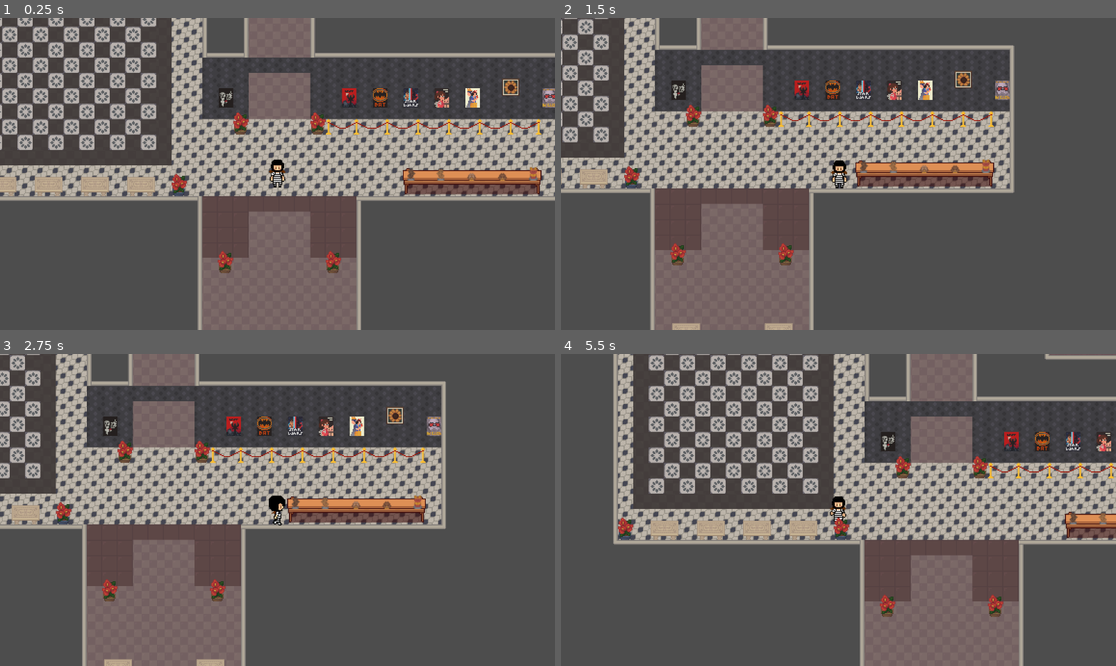
Above: before the commit, frames 1-4 (two rows, left to right).
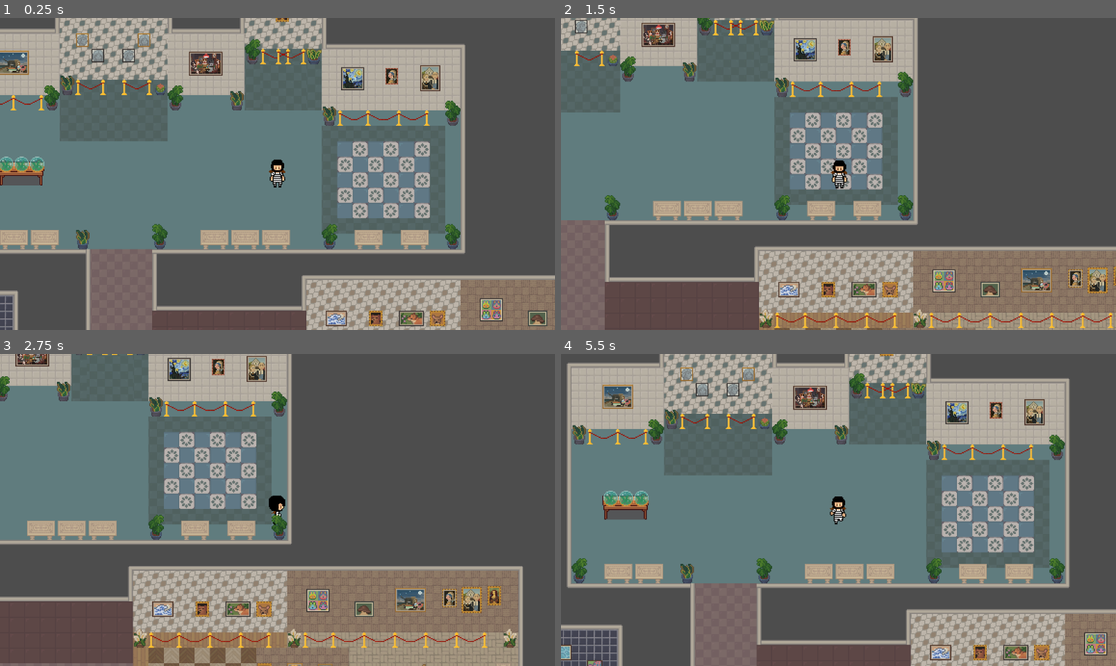
Above: after the commit, the same moments.

Repository: toonwuka04/BurglaryProto4
Game: Godot game, scene res://InnerMusuem.tscn
The game is run twice, just before and just after one commit, with the same random seed, the same clock (stepped at 60 frames per second) and the same inputs.
Inputs:
- Up to frame 1 (0.25 s): no input
- Up to frame 2 (1.5 s): tap Enter at 0.5 s; hold Right (ui_right) 0.53-1.28 s; hold Down (ui_down) from 1.28 s (still down)
- Up to frame 3 (2.75 s): release Down (ui_down) at 2.03 s; hold Right (ui_right) from 2.03 s (still down)
- Up to frame 4 (5.5 s): release Right (ui_right) at 2.78 s; hold Up (ui_up) 2.78-3.53 s; hold Left (ui_left) 3.53-5.03 s; hold Down (ui_down) from 5.03 s (still down)

The runs differ from the first frame. In frame 1, 77% of the frame differs, in the area x 0-100%, y 0-100%; in frame 2, 71%; in frame 3, 63%; in frame 4, 77%.

Commit message:
more guards

Diff:
--- a/InnerMusuem.tscn
+++ b/InnerMusuem.tscn
@@ -38,8 +38,17 @@
 
 [node name="Thief" parent="." instance=ExtResource("2_b08ww")]
 texture_filter = 1
-position = Vector2(366, 1033)
+position = Vector2(530, 226)
 collision_mask = 2
 
 [node name="Officer" parent="." instance=ExtResource("3_c2i3t")]
-position = Vector2(-67, 0)
+position = Vector2(-61, -2)
+
+[node name="Officer2" parent="." instance=ExtResource("3_c2i3t")]
+position = Vector2(-48, 183)
+
+[node name="Officer3" parent="." instance=ExtResource("3_c2i3t")]
+position = Vector2(-17, 345)
+
+[node name="Officer4" parent="." instance=ExtResource("3_c2i3t")]
+position = Vector2(-134, 568)
--- a/project.godot
+++ b/project.godot
@@ -12,7 +12,7 @@
 
 config/name="Burglary"
 run/main_scene="res://InnerMusuem.tscn"
-config/features=PackedStringArray("4.3", "Mobile")
+config/features=PackedStringArray("4.4", "Mobile")
 config/icon="res://icon.svg"
 
 [rendering]
Not shown: 1 places in Thief.tscn that only renumber resources
Not shown, added: officer.gd.uid
Not shown: 1 places in officer.tscn that only renumber resources
